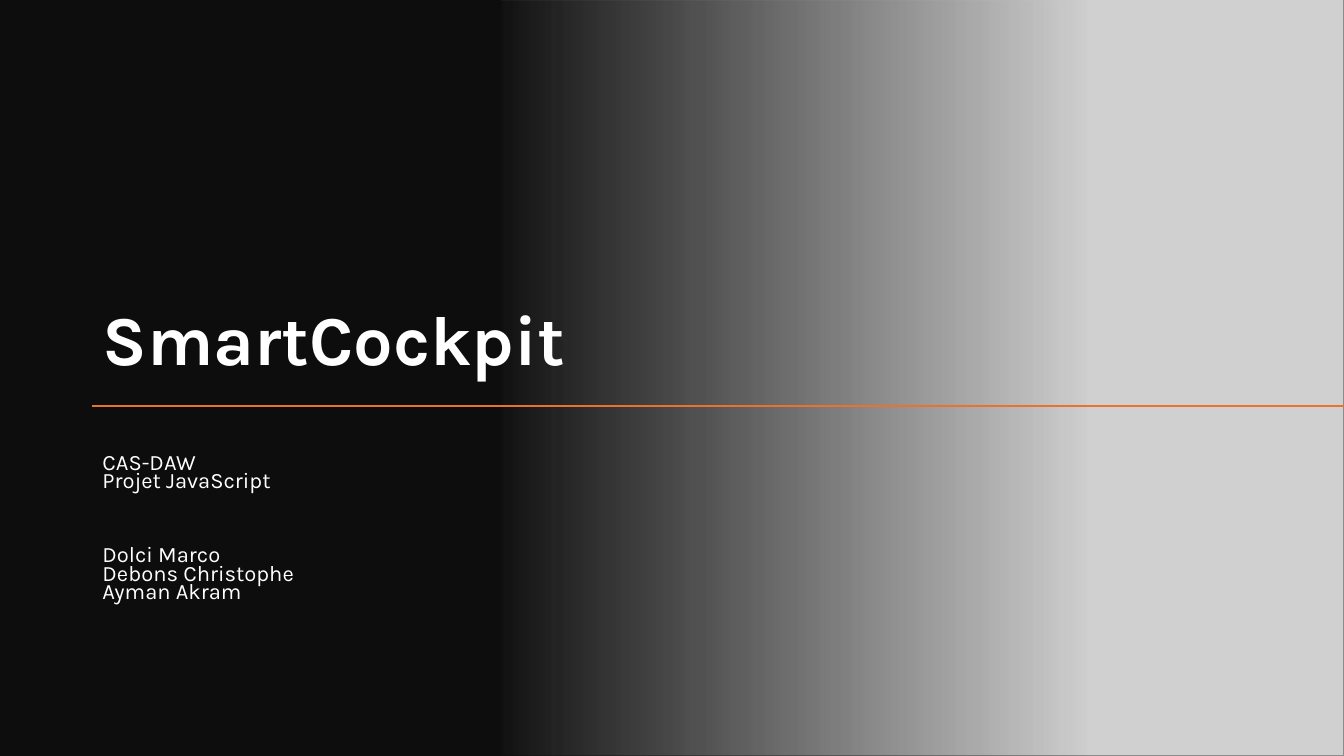
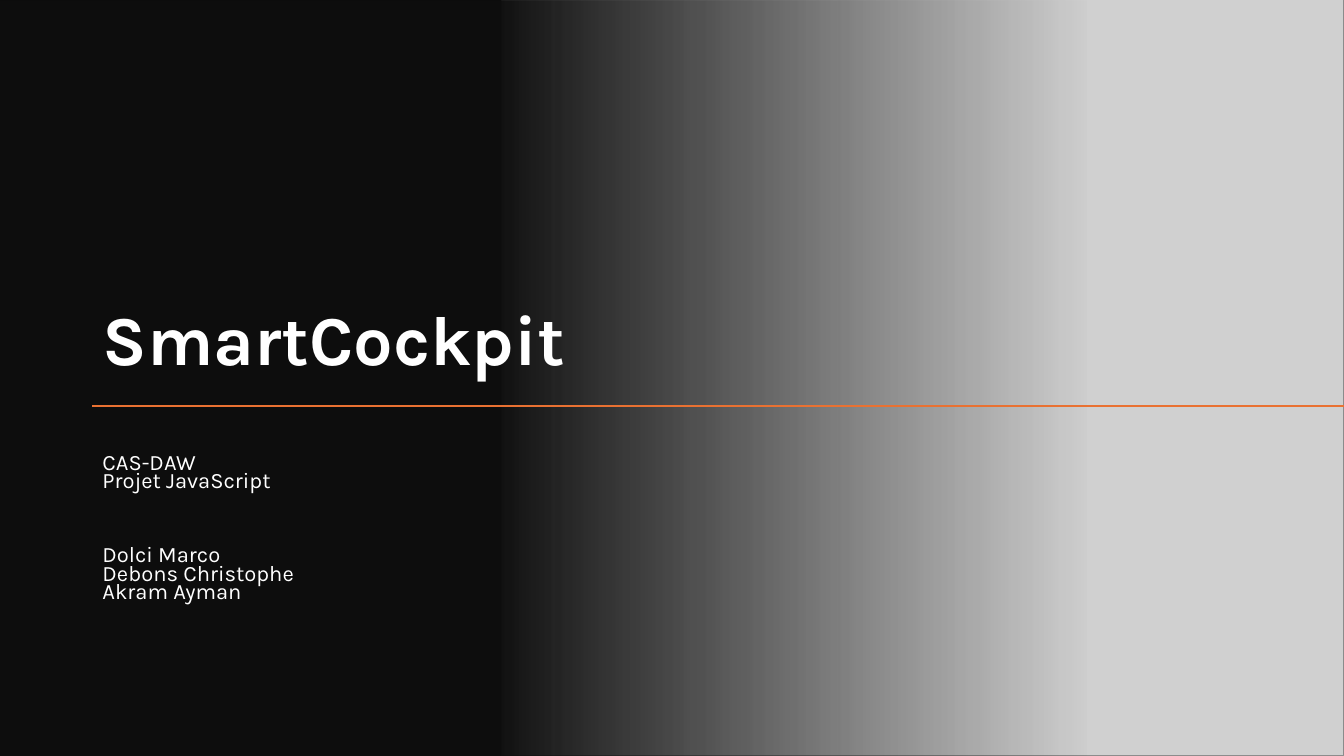
Before and after one commit to mwdolci/smartphone_datas, a slide deck: slide 1 of documents/Presentation_JS.pptx. Drawn at 1344x756 pixels with LibreOffice and Linux fonts; fonts in the diff are those of the drawing; grey boxes stand for pictures. Boxes give left, top, right and bottom in pixels: in the first picture for what was removed or moved away, otherwise in the second. Text is boxed around its words. In the diff, an @@ line names an element or a change of style, - is before the commit and + after.

Commit message:
modif. page de titre (Nom puis prénom pour tout le monde)

```diff
--- a/documents/Presentation_JS.pptx
+++ b/documents/Presentation_JS.pptx
@@ text at [102, 456, 293, 605]: text changed @@
-CAS-DAW
-Projet JavaScript
-Dolci Marco
-Debons Christophe
-Ayman Akram
+CAS-DAW
+Projet JavaScript
+Dolci Marco
+Debons Christophe
+Akram Ayman
```
